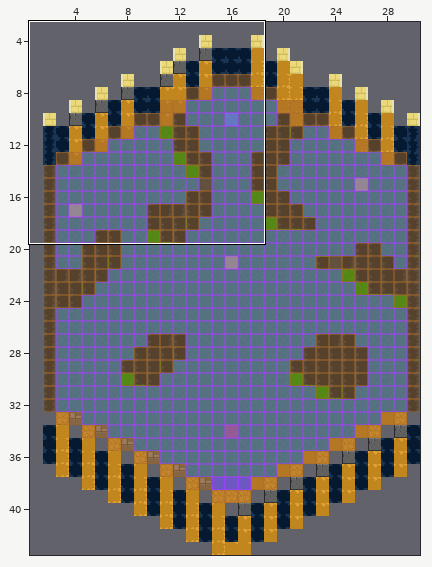
Tiled map: GameName/Output/Assets/Maps/level 1.tmx. Above, an overview of the earlier version with the close-up marked.
Close-up. The starting point:
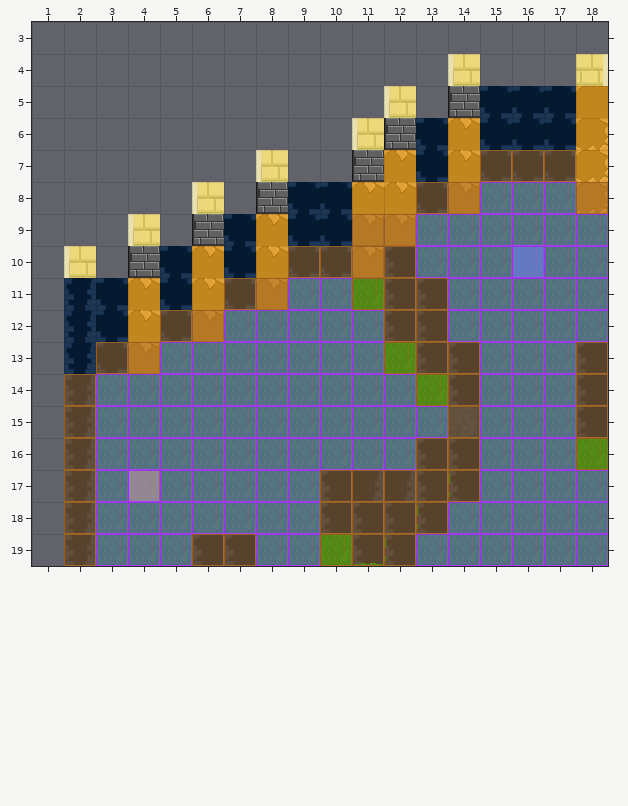
Cells are 32x32 px. Shown: x 1..18, y 3..19. The commit also changed other parts of the map, which this record leaves out. The commit also replaced the tileset; all pictures use the new one.
And afterwards:
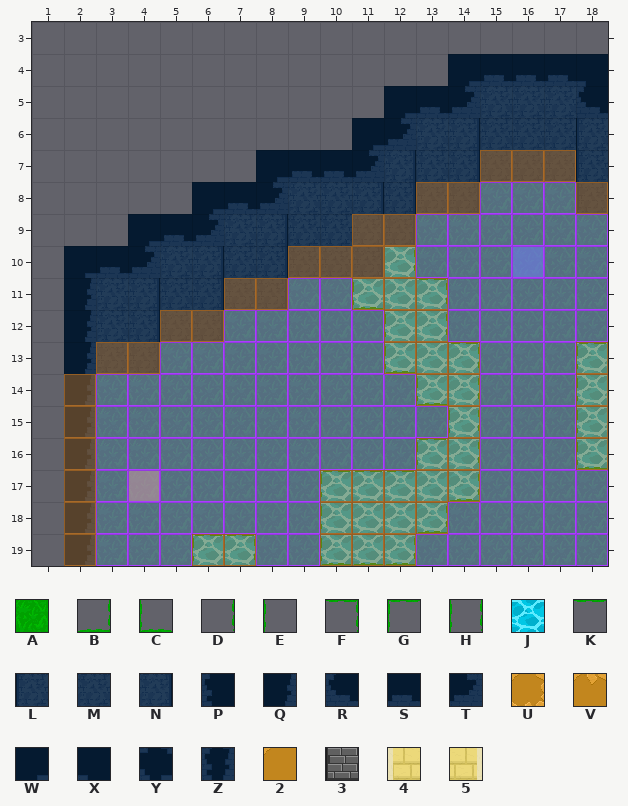
Key: from "tileset": A 17, B 20, C 22, D 35, E 39, F 52, G 54, H 66, J 67, K 69, L 80, M 81, N 82, P 99, Q 101, R 115, S 116, T 117, U 120, V 122, W 128, X 130, Y 145, Z 149, 2 171, 3 173, 4 192, 5 194.
_ is an empty cell, # one hidden under a higher layer.
Edits made:
Layer "water":
y 10: x 12 P -> J
y 11: x 11..13 #PP -> JJJ
y 12: x 12..13 PP -> JJ
y 13: x 12..14 #PP -> JJJ; x 18 P -> J
y 14: x 13..14 #P -> JJ; x 18 P -> J
y 15: x 14 # -> J; x 18 P -> J
y 16: x 13..14 PP -> JJ; x 18 # -> J
y 17: x 10..14 P##PP -> JJJJJ
y 18: x 10..13 PPPP -> JJJJ
y 19: x 6..7 PP -> JJ; x 10..12 #PP -> JJJ
Layer "grass":
y 10: x 12 _ -> D
y 11: x 11 A -> C; x 13 _ -> F
y 12: x 12..13 __ -> ED
y 13: x 12 A -> C; x 14 _ -> F; x 18 _ -> G
y 14: x 13..14 A_ -> CD; x 18 _ -> E
y 15: x 14 N -> H; x 18 _ -> E
y 16: x 13..14 __ -> GD; x 18 A -> C
y 17: x 10..12 _QQ -> GKK; x 14 E -> B
y 18: x 10 _ -> E; x 13 E -> B
y 19: x 6..7 __ -> GF; x 10 A -> C; x 12 E -> B
Layer "walls":
y 4: x 14..18 4___5 -> WSSSX
y 5: x 12..18 4_3YYY2 -> WSTMMMR
y 6: x 11..18 43YVYYYU -> WTMNMMML
y 7: x 8..18 4__3VYVYYYU -> WSSTNMNMMML
y 8: x 6..14 4_3YYVVYV -> WSTMMNNMN; x 18 U -> L
y 9: x 4..12 4_3YVYYVV -> WSTMNMMNN
y 10: x 2..11 4_3YVYVYYV -> WSTMNMNMMN
y 11: x 2..8 ZYVYVYV -> QMNMNMN
y 12: x 2..6 ZYVYV -> QMNMN
y 13: x 2..4 ZYV -> QMN
